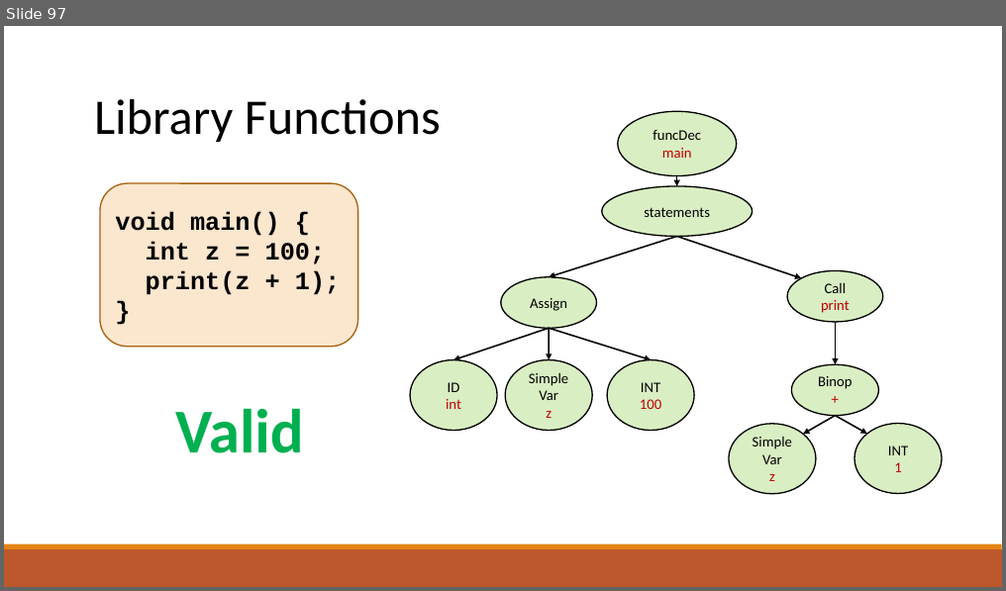
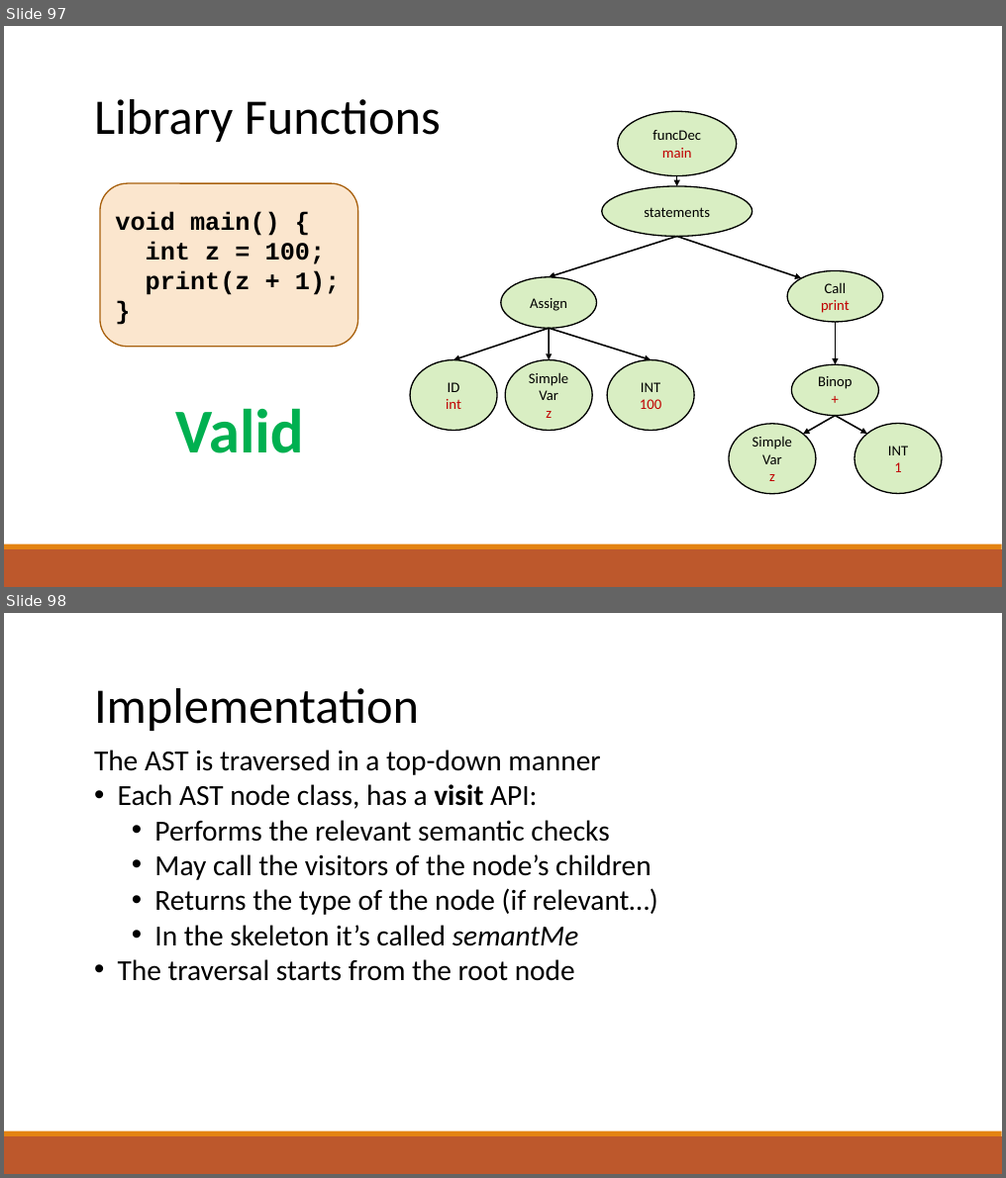
Before and after one commit to raghadzeidan/COMPILATION_TAU_FOR_STUDENTS, a slide deck: new_slides/semantic.pptx. Shown one above the other, each under a label of ours: slide 97 before the commit, slides 97 and 98 after it. The pictures are 1006x591 and 1006x1178 pixels, drawn with LibreOffice and Linux fonts; fonts in the diff are those of the drawing. Boxes give left, top, right and bottom in pixels: in the first picture for what was removed or moved away, otherwise in the second. Text is boxed around its words. In the diff, an @@ line names an element or a change of style, - is before the commit and + after.

```diff
--- a/new_slides/semantic.pptx
+++ b/new_slides/semantic.pptx
@@ slide 98 added at bbox=[4, 613, 1002, 1174], background #FFFFFF; not listed: 2 template elements that a slide beside it also shows @@
@@ text added at bbox=[94, 688, 419, 731], 48 pt, text #000000 @@
+Implementation
@@ text added at bbox=[94, 750, 658, 981], 28 pt, text #000000 @@
+The AST is traversed in a top-down manner
+• Each AST node class, has a visit API:
+  • Performs the relevant semantic checks
+  • May call the visitors of the node’s children
+  • Returns the type of the node (if relevant…)
+  • In the skeleton it’s called semantMe
+• The traversal starts from the root node
```
Also in this commit, not shown: 28 other slides added, 1 other file.
